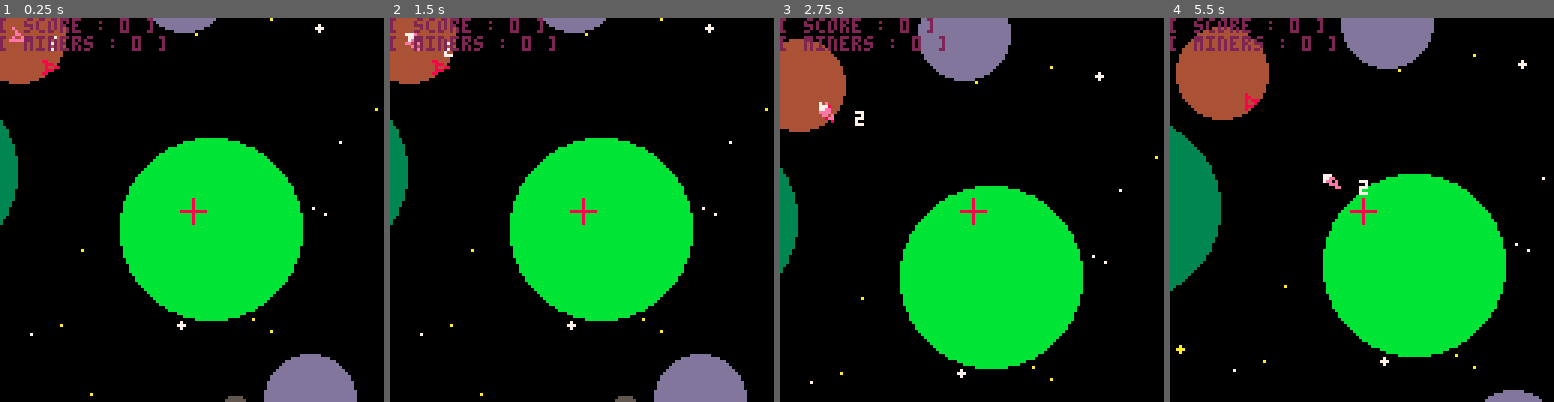
Above: before the commit, frames 1-4 (left to right).
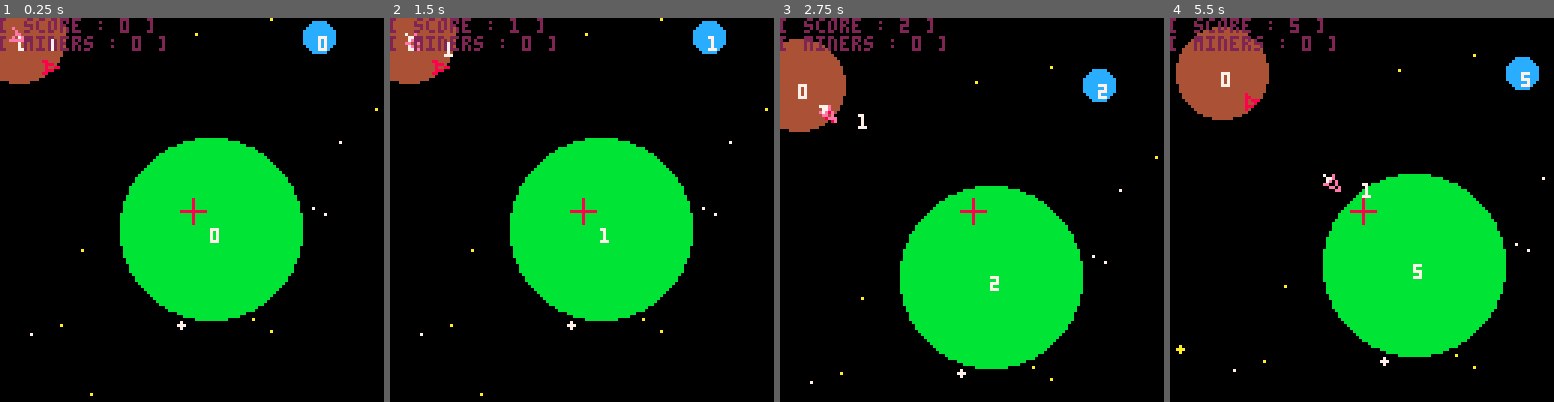
Above: after the commit, the same moments.

Repository: TarkanAl-Kazily/game-jams
Game: PICO-8 cartridge gmtk/main.p8
Same seed, same stepped clock (60 frames per second), same inputs: the game is played once before the commit and once after it.
Inputs:
- Up to frame 1 (0.25 s): no input
- Up to frame 2 (1.5 s): tap O (Z key) at 0.7 s
- Up to frame 3 (2.75 s): hold Right 1.6-2.1 s; tap O (Z key) at 1.7, 2.1, 2.5 s; hold Up 2.15-2.42 s; hold Right from 2.47 s (still down)
- Up to frame 4 (5.5 s): tap O (Z key) every 0.4 s from 2.9 to 5.3 s; release Right at 3.03 s; hold Left 3.08-3.58 s; hold Down 3.63-3.97 s; hold Right 4.02-4.68 s; hold Up 4.73-5.03 s; hold Left from 5.08 s (still down)

The runs differ from the first frame. In frame 1, 4.5% of the frame differs, in the area x 0-93%, y 0-100%; in frame 2, 4.6%; in frame 3, 5.0%; in frame 4, 7.9%, in the area x 0-97%, y 0-100%.

Commit message:
Version 0.9
Divided code into different files.
Now points are gained when a ship goes over a planet.
Currently, no control is given to choose how miners go between planets.

Pressing z toggles camera control and player control

Diff:
--- a/gmtk/controls.lua
+++ b/gmtk/controls.lua
@@ -32,64 +32,7 @@
 }
 
 -- a list of targets for miners to cycle between
-miner_targets = {
-    {x=0, y=0},
-    {x=64, y=64},
-    {x=128, y=0}
-}
-
-function get_limits_from_settings(settings)
-    local limits = {}
-    limits.q_dot = {x=_state_limits.velocity[settings.state.velocity], y=_state_limits.velocity[settings.state.velocity], d=100}
-    limits.control = {}
-    limits.control.acceleration = _control_limits.acceleration[settings.controls.acceleration]
-    limits.control.friction = _control_limits.friction[settings.controls.friction]
-    limits.control.angular_velocity = _control_limits.angular_velocity[settings.controls.angular_velocity]
-    return limits
-end
-
-function new_entity()
-    local result = {}
-    result.state = create_state(nil, nil, nil)
-    result.control = create_control()
-    result.limits = nil
-    result.type = nil
-    return result
-end
-
-function new_miner()
-    local result = new_entity()
-    result.limits = get_limits_from_settings(miner_limits)
-    result.type = "miner"
-    result.current_target = 1
-    result.target_threshold = 25
-    return result
-end
-
-function new_player()
-    local result = new_entity()
-    result.limits = get_limits_from_settings(player_limits)
-    result.type = "player"
-    return result
-end
-
-function create_state(q, q_dot, q_ddot)
-    local result = {q=q, q_dot=q_dot, q_ddot=q_ddot}
-    if result.q == nil then
-        result.q = {x=0, y=0, d=0}
-    end
-    if result.q_dot == nil then
-        result.q_dot = {x=0, y=0, d=0}
-    end
-    if result.q_ddot == nil then
-        result.q_ddot = {x=0, y=0, d=0}
-    end
-    return result
-end
-
-function create_control()
-    return {angular_velocity=0, acceleration=0, friction=0}
-end
+miner_targets = {}
 
 -- state given by create_state
 -- control takes the form {angular_velocity, acceleration, friction}
@@ -123,9 +66,20 @@
 end
 
 function update_miner_control(e)
-  local target = miner_targets[e.current_target]
+  if #miner_targets == 0 then
+    e.control = create_control()
+    return
+  end
 
-  if distance_squared(e.state.q, target) < e.target_threshold * e.target_threshold then
+  if e.current_target > #miner_targets then
+    e.current_target = 1
+  end
+
+  local target_zone = miner_targets[e.current_target]
+  local target_threshold = target_zone.radius
+  local target = target_zone.state.q
+
+  if distance_squared(e.state.q, target) < target_threshold * target_threshold then
     e.current_target = (e.current_target % #miner_targets) + 1
   else
       local dx, dy = target.x - e.state.q.x, - target.y + e.state.q.y
@@ -139,7 +93,7 @@
         e.control.angular_velocity = 0
       end
 
-      if dx > 0 and abs(dy) < e.target_threshold then
+      if dx > 0 and abs(dy) < target_threshold then
         e.control.acceleration = 100.0
       else
         e.control.acceleration = 0
--- /dev/null
+++ b/gmtk/draw.lua
@@ -0,0 +1,54 @@
+-- The drawing code
+
+-- draws the starry background. should be first in draw loop
+function draw_background()
+  foreach(background, draw_star)
+end
+
+-- draws the starry background
+function draw_star(s)
+  if s.t > 2 then
+    line(s.x-1,s.y, s.x+1, s.y, s.c)
+    line(s.x,s.y-1, s.x, s.y+1, s.c)
+  else
+    pset(s.x, s.y, s.c)
+  end
+end
+
+-- draws circular zones (planets)
+function draw_zone(z)
+  circfill(z.pos.x, z.pos.y, z.radius, z.color)
+end
+
+-- draws a little ship
+function draw_ship(state_q, c, thrust)
+  local p1, p2, p3, p4 = {x=3, y=0}, {x=-2, y=-2}, {x=-1, y=0}, {x=-2, y=2}
+
+  p1 = se2(p1, state_q)
+  p2 = se2(p2, state_q)
+  p3 = se2(p3, state_q)
+  p4 = se2(p4, state_q)
+
+  draw_polygon({p1, p2, p3, p4}, c)
+
+  if thrust then
+    p1, p2, p3 = {x=-4, y=0}, {x=-2, y=1}, {x=-2, y=-1}
+    p1 = se2(p1, state_q)
+    p2 = se2(p2, state_q)
+    p3 = se2(p3, state_q)
+    draw_polygon({p1, p2, p3}, 7)
+  end
+end
+
+-- dispatches the correct draw function
+function draw_entity(e)
+  if e.type == "player" then
+    draw_ship(e.state.q, 8, e.control.acceleration > 0)
+  elseif e.type == "miner" then
+    draw_ship(e.state.q, 14, e.control.acceleration > 0)
+    print(e.current_target, e.state.q.x + 10, e.state.q.y, 7)
+  elseif e.type == "zone" then
+    circfill(e.state.q.x, e.state.q.y, e.radius, e.color)
+    print(flr(e.point), e.state.q.x, e.state.q.y, 7)
+  end
+end
--- a/gmtk/main.p8
+++ b/gmtk/main.p8
@@ -1,10 +1,12 @@
 pico-8 cartridge // http://www.pico-8.com
 version 29
 __lua__
--- Space Clicker v0_8
+-- Space Clicker v0_9
 -- Tarkan Al-Kazily
 
+#include objects.lua
 #include controls.lua
+#include draw.lua
 
 _delta_t = 1.0 / 60.0
 time = 0.0
@@ -22,7 +24,11 @@
 
 function _init()
   background = generate_background()
-  entities = generate_zones()
+  --entities = generate_zones()
+  --zones = generate_zones()
+  --for z in all(zones) do
+    --add(entities, z)
+  --end
   player = new_player()
   player.state.q = {x=10, y=10, d=0}
   miner = new_miner()
@@ -35,48 +41,15 @@
   moon.color = 4
   add(entities, moon)
   pluto = new_zone()
-  pluto.state.q = {x=128, y=0, d=0}
+  pluto.state.q = {x=100, y=0, d=0}
   pluto.radius = 5
   pluto.color = 12
   add(entities, pluto)
   add(entities, player)
   add(entities, miner)
-  --add(entities, earth)
-  --mine = create_miner_zone(0, 0, 10, 20)
-  --add(entities, mine)
-  --add(entities, create_miner(0, 0, earth, mine))
-end
-
-function new_zone()
-  local result = new_entity()
-  result.type = "zone"
-  result.radius = 30
-  result.color = 11
-  return result
-end
-
-function generate_zones()
-  srand(seed_zones)
-  local result = {}
-  for i=1, 32 do
-    local zone = new_zone()
-    zone.state.q = {x=rnd_between(world_bounds.min.x, world_bounds.max.x), y=rnd_between(world_bounds.min.y, world_bounds.max.y), d=0}
-    size = flr(rnd(10))
-    if size < 1 then
-      -- large planet
-      zone.radius = 30
-      zone.color = 3
-    elseif size < 5 then
-      -- medium planet
-      zone.radius = 15
-      zone.color = 13
-    else
-      zone.radius = 5
-      zone.color = 5
-    end
-    add(result, zone)
-  end
-  return result
+  add(miner_targets, earth)
+  --add(miner_targets, pluto)
+  add(miner_targets, moon)
 end
 
 function _update60()
@@ -155,18 +127,39 @@
 -- applies movement physics
 function update_entity(e)
   update_state(e.state, e.control, e.limits, _delta_t)
+  if (e.state.q.x < world_bounds.min.x) or (e.state.q.y < world_bounds.min.y) then
+    e.state = create_state(nil, nil, nil)
+  end
+  if (e.state.q.x > world_bounds.max.x) or (e.state.q.y > world_bounds.max.y) then
+    e.state = create_state(nil, nil, nil)
+  end
+
   if e.type == "miner" then
     update_miner_control(e)
   end
+
   if e.type == "zone" then
-    --update_zone(e)
+    update_zone(e)
+  end
+
+  if e.type == "player" or e.type == "miner" then
+    update_points(e)
   end
 end
 
 
 function update_zone(zone)
-  if not btn(4) then
-    zone.timer.cur = max(0, zone.timer.cur - 1)
+  zone.point = min(100, zone.point + zone.point_growth * _delta_t)
+end
+
+function update_points(ship)
+  for i=1,#entities do
+    e = entities[i]
+    if (e.type == "zone") and (distance_squared(ship.state.q, e.state.q) < (e.radius * e.radius)) then
+      --printh(e.state.q.x..","..e.state.q.y..","..e.radius)
+      score += e.point
+      e.point = 0
+    end
   end
 end
 
@@ -231,10 +224,6 @@
 
 end
 
-function add_points(e)
-  score += e.zone.points
-end
-
 function buy_miner(e)
   if score > e.zone.miner_cost then
     score -= e.zone.miner_cost
@@ -242,82 +231,6 @@
     miner_count += 1
     miner = create_miner(e.pos.x, e.pos.y, earth, e)
     add(entities, miner)
-  end
-end
-
-function update_points()
-  score += miner_count * _delta_t * 1.0
-end
-
--->8
--- drawing code
-
--- creates a starry background. should be called once
-function generate_background()
-  srand(seed_background)
-  local result = {}
-  for i=1,128 do
-    local star = {x=rnd_between(world_bounds.min.x, world_bounds.max.x), y=rnd_between(world_bounds.min.y, world_bounds.max.y), c=flr(rnd(3)), t=flr(rnd(4))}
-    if star.c == 0 then
-      star.c = 7
-    elseif star.c == 1 then
-      star.c = 9
-    else
-      star.c = 10
-    end
-    add(result, star)
-  end
-  return result
-end
-
--- draws the starry background. should be first in draw loop
-function draw_background()
-  foreach(background, draw_star)
-end
-
--- draws the starry background
-function draw_star(s)
-  if s.t > 2 then
-    line(s.x-1,s.y, s.x+1, s.y, s.c)
-    line(s.x,s.y-1, s.x, s.y+1, s.c)
-  else
-    pset(s.x, s.y, s.c)
-  end
-end
-
--- draws circular zones (planets)
-function draw_zone(z)
-  circfill(z.pos.x, z.pos.y, z.radius, z.color)
-end
-
--- draws a little ship
-function draw_ship(state_q, c, thrust)
-  local p1, p2, p3, p4 = {x=3, y=0}, {x=-2, y=-2}, {x=-1, y=0}, {x=-2, y=2}
-
-  p1 = se2(p1, state_q)
-  p2 = se2(p2, state_q)
-  p3 = se2(p3, state_q)
-  p4 = se2(p4, state_q)
-
-  draw_polygon({p1, p2, p3, p4}, c)
-
-  if thrust then
-    p1, p2, p3 = {x=-4, y=0}, {x=-2, y=1}, {x=-2, y=-1}
-    p1 = se2(p1, state_q)
-    p2 = se2(p2, state_q)
-    p3 = se2(p3, state_q)
-    draw_polygon({p1, p2, p3}, 7)
-  end
-end
-
-function draw_entity(e)
-  if e.type == "player" then
-    draw_ship(e.state.q, 8, e.control.acceleration > 0)
-  elseif e.type == "miner" then
-    draw_ship(e.state.q, 14, e.control.acceleration > 0)
-    print(e.current_target, e.state.q.x + 10, e.state.q.y, 7)
-  elseif e.type == "zone" then
-    circfill(e.state.q.x, e.state.q.y, e.radius, e.color)
   end
 end
 
@@ -337,6 +250,9 @@
 
 function distance_squared(p1, p2)
   local dx, dy = p1.x - p2.x, p1.y - p2.y
+  if (dx * dx + dy * dy) < 0 then
+    return 10000.0
+  end
   return dx * dx + dy * dy
 end
 
--- /dev/null
+++ b/gmtk/objects.lua
@@ -0,0 +1,116 @@
+
+function get_limits_from_settings(settings)
+    local limits = {}
+    limits.q_dot = {x=_state_limits.velocity[settings.state.velocity], y=_state_limits.velocity[settings.state.velocity], d=100}
+    limits.control = {}
+    limits.control.acceleration = _control_limits.acceleration[settings.controls.acceleration]
+    limits.control.friction = _control_limits.friction[settings.controls.friction]
+    limits.control.angular_velocity = _control_limits.angular_velocity[settings.controls.angular_velocity]
+    return limits
+end
+
+-- creates the base entity type, with a state compatible for control
+function new_entity()
+    local result = {}
+    result.state = create_state(nil, nil, nil)
+    result.control = create_control()
+    result.limits = nil
+    result.type = nil
+    return result
+end
+
+-- creates a miner ship
+function new_miner()
+    local result = new_entity()
+    result.limits = get_limits_from_settings(miner_limits)
+    result.type = "miner"
+    result.current_target = 1
+    result.target_threshold = 25
+    return result
+end
+
+-- creates a player ship
+function new_player()
+    local result = new_entity()
+    result.limits = get_limits_from_settings(player_limits)
+    result.type = "player"
+    return result
+end
+
+-- Fills out a state
+function create_state(q, q_dot, q_ddot)
+    local result = {q=q, q_dot=q_dot, q_ddot=q_ddot}
+    if result.q == nil then
+        result.q = {x=0, y=0, d=0}
+    end
+    if result.q_dot == nil then
+        result.q_dot = {x=0, y=0, d=0}
+    end
+    if result.q_ddot == nil then
+        result.q_ddot = {x=0, y=0, d=0}
+    end
+    return result
+end
+
+-- fills out a control
+function create_control()
+    return {angular_velocity=0, acceleration=0, friction=0}
+end
+
+
+-- Creates a zone type entity, which will add to the player's score
+function new_zone()
+  local result = new_entity()
+  result.type = "zone"
+  result.radius = 30
+  result.color = 11
+  result.point = 0
+  result.point_growth = 1.0
+  return result
+end
+
+-- Creates multiple random zone type entities
+function generate_zones()
+  srand(seed_zones)
+  local result = {}
+  for i=1, 32 do
+    local zone = new_zone()
+    zone.point_growth = 0.0
+    zone.state.q = {x=rnd_between(world_bounds.min.x, world_bounds.max.x), y=rnd_between(world_bounds.min.y, world_bounds.max.y), d=0}
+    size = flr(rnd(10))
+    if size < 1 then
+      -- large planet
+      zone.radius = 30
+      zone.color = 3
+    elseif size < 5 then
+      -- medium planet
+      zone.radius = 15
+      zone.color = 13
+      zone.point_growth = 3.0
+    else
+      zone.radius = 5
+      zone.color = 5
+      zone.point_growth = 5.0
+    end
+    add(result, zone)
+  end
+  return result
+end
+
+-- creates a starry background. should be called once
+function generate_background()
+  srand(seed_background)
+  local result = {}
+  for i=1,128 do
+    local star = {x=rnd_between(world_bounds.min.x, world_bounds.max.x), y=rnd_between(world_bounds.min.y, world_bounds.max.y), c=flr(rnd(3)), t=flr(rnd(4))}
+    if star.c == 0 then
+      star.c = 7
+    elseif star.c == 1 then
+      star.c = 9
+    else
+      star.c = 10
+    end
+    add(result, star)
+  end
+  return result
+end
--- /dev/null
+++ b/gmtk/v0_7.p8
@@ -0,0 +1,387 @@
+pico-8 cartridge // http://www.pico-8.com
+version 29
+__lua__
+-- Space Clicker v0_7
+-- Tarkan Al-Kazily
+
+_delta_t = 1.0 / 60.0
+time = 0.0
+score = 0
+miner_count = 0
+entities = {}
+camera_pos = {x=0, y=0}
+world_bounds = {min={x=-128, y=-128}, max={x=255, y=255}}
+background = nil
+seed_background = 42
+
+function create_entity(x, y)
+  local result = {}
+  result.pos = {x=x, y=y}
+  result.vel = {cur={x=0, y=0}, max=30.0, friction=1.0}
+  result.acc = {cur=0.0, max=20.0, timer=0, friction=20.0}
+  result.dir = {cur=0.0} -- starts facing positive x
+  result.dir_vel = {cur=0.0, max=0.25, friction=2.0}
+  result.dir_acc = {cur=0.0, max=1.0, timer=0, friction=2.0}
+  result.friction = 1.0
+  result.zone = nil
+  result.controls = nil
+  return result
+end
+
+function create_zone(x, y, r, p)
+  local result = create_entity(x, y)
+  result.zone = {}
+  result.zone.radius = r
+  result.zone.color = 3
+  result.zone.timer = {cur=0, reset=1}
+  result.zone.points = p
+  result.zone.action = add_points
+  return result
+end
+
+function create_miner_zone(x, y, r, cost)
+  local result = create_zone(x, y, r, 0)
+  result.zone.color = 5
+  result.zone.miner_cost = cost
+  result.zone.miner_growth = 1.25
+  result.zone.action = buy_miner
+  return result
+end
+
+-- creates a new thing that is a miner
+function create_miner(x, y, e1, e2)
+  local result = create_entity(x, y)
+  result.vel.max = 15
+  result.dir_vel.max = 0.25
+  result.controls = {targets={e1, e2}, cur=1, threshold=25, kp={dx=1.0, dy=2.0}}
+  return result
+end
+
+function _init()
+  background = generate_background()
+  player = create_entity(5, 5)
+  add(entities, player)
+  earth = create_zone(64, 64, 30, 1)
+  add(entities, earth)
+  mine = create_miner_zone(0, 0, 10, 20)
+  add(entities, mine)
+  --add(entities, create_miner(0, 0, earth, mine))
+end
+
+function _update60()
+  time += _delta_t
+  update_player()
+  update_points()
+  update_entities()
+  update_camera()
+end
+
+function _draw()
+  cls()
+  line(-128, -128, -128, 255, 1)
+  line(255, 255)
+  line(255, -128)
+  line(-128, -128)
+
+  draw_background()
+
+  camera(camera_pos.x, camera_pos.y)
+
+  -- the cookie
+  foreach(entities, draw_entity)
+
+  print("[ score : "..flr(score).." ]", camera_pos.x, camera_pos.y, 2)
+  print("[ miners : "..miner_count.." ]", camera_pos.x, camera_pos.y + 6, 2)
+  -- debug
+  if _debug then
+    print("pos ".. player.pos.x ..", "..player.pos.y)
+    print("vel ".. player.vel.cur)
+    print("acc ".. player.acc.cur)
+    print("dir ".. player.dir.cur)
+    print("dir_vel ".. player.dir_vel.cur)
+    print("dir_acc ".. player.dir_acc.cur)
+  end
+
+  -- draw player
+  --pset(player.pos.x, player.pos.y, 8)
+  draw_player()
+end
+
+-->8
+-- update code
+
+-- moves the camera to try and center the player
+function update_camera()
+  local dx, dy = player.pos.x - camera_pos.x, player.pos.y - camera_pos.y
+  if dx < 16 then
+    camera_pos.x -= 2.0
+  elseif dx > 112 then
+    camera_pos.x += 2.0
+  end
+
+  if dy < 16 then
+    camera_pos.y -= 1.0
+  elseif dy > 112 then
+    camera_pos.y += 1.0
+  end
+
+  camera_pos.x = mid(world_bounds.min.x, camera_pos.x, world_bounds.max.x - 128)
+  camera_pos.y = mid(world_bounds.min.y, camera_pos.y, world_bounds.max.y - 128)
+end
+
+
+-- updates all entities
+-- applies movement physics
+function update_entities()
+  foreach(entities, update_entity)
+end
+
+-- updates an entity
+-- applies movement physics
+function update_entity(e)
+  e.dir.cur = (e.dir.cur + _delta_t * e.dir_vel.cur) % 1.0
+
+  if abs(e.dir_acc.cur) > 0 then
+    e.dir_vel.cur = mid(-e.dir_vel.max, e.dir_vel.cur + e.dir_acc.cur * _delta_t, e.dir_vel.max)
+  else
+    e.dir_vel.cur = mid(0.0, e.dir_vel.cur - sign(e.dir_vel.cur) * e.dir_vel.friction * _delta_t, e.dir_vel.cur)
+  end
+
+  e.dir_acc.timer = max(0, e.dir_acc.timer - 1)
+  if e.dir_acc.timer == 0 then
+    e.dir_acc.cur = 0
+  end
+
+  e.pos.x, e.pos.y = e.pos.x + _delta_t * e.vel.cur.x, e.pos.y + _delta_t * e.vel.cur.y
+  if e.acc.cur > 0 then
+    e.vel.cur.x = mid(-e.vel.max, e.vel.cur.x + _delta_t * e.acc.cur * cos(e.dir.cur), e.vel.max)
+    e.vel.cur.y = mid(-e.vel.max, e.vel.cur.y + _delta_t * e.acc.cur * sin(e.dir.cur), e.vel.max)
+  else
+    e.vel.cur.x = mid(0, e.vel.cur.x - sign(e.vel.cur.x) * _delta_t * e.vel.friction, e.vel.cur.x)
+    e.vel.cur.y = mid(0, e.vel.cur.y - sign(e.vel.cur.y) * _delta_t * e.vel.friction, e.vel.cur.y)
+  end
+  e.acc.timer = max(0, e.acc.timer - 1)
+  if e.acc.timer == 0 then
+    e.acc.cur = mid(0.0, e.acc.cur - _delta_t * e.acc.friction, e.acc.max)
+  end
+
+  if e.zone != nil then
+    update_zone(e.zone)
+  end
+
+  if e.controls != nil then
+    update_controls(e)
+  end
+end
+
+
+function update_zone(zone)
+  if not btn(4) then
+    zone.timer.cur = max(0, zone.timer.cur - 1)
+  end
+end
+
+function update_controls(e)
+  local target = e.controls.targets[e.controls.cur]
+  local dx, dy = target.pos.x - e.pos.x, - target.pos.y + e.pos.y
+  dx, dy = cos(e.dir.cur) * dx - sin(e.dir.cur) * dy, sin(e.dir.cur) * dx + cos(e.dir.cur) * dy
+  dx *= e.controls.kp.dx
+  dy *= e.controls.kp.dy
+
+  if (dx < 0) or abs(dy) > e.controls.threshold then
+    e.dir_acc.cur = sign(dy) * e.dir_acc.max
+  else
+    e.dir_acc.cur = 0
+  end
+
+  if dx > e.controls.threshold then
+    e.acc.cur = e.acc.max
+  else
+    e.acc.cur = 0
+  end
+
+
+  if distance_squared(e.pos, target.pos) < e.controls.threshold * e.controls.threshold then
+    e.controls.cur = (e.controls.cur % #e.controls.targets) + 1
+  end
+end
+
+-->8
+-- player code
+
+-- update player
+-- enables forward, left, and right
+function update_player()
+  if btn(0) then
+    player.dir_acc.cur = player.dir_acc.max
+    player.dir_acc.timer = 30
+  end
+
+  if btn(1) then
+    player.dir_acc.cur = -player.dir_acc.max
+    player.dir_acc.timer = 30
+  end
+
+  if btn(2) then
+    player.acc.cur = player.acc.max
+  else
+    player.acc.cur = 0
+  end
+
+  if btn(4) then
+    foreach(entities, player_interact)
+  end
+end
+
+-- Player interacts with the given zone
+function player_interact(e)
+  if e.zone == nil then
+    return
+  end
+
+  if distance_squared(player.pos, e.pos) > e.zone.radius * e.zone.radius then
+    return
+  end
+
+  if e.zone.timer.cur == 0 then
+    e.zone.timer.cur = e.zone.timer.reset
+    e.zone.action(e)
+  end
+
+end
+
+function add_points(e)
+  score += e.zone.points
+end
+
+function buy_miner(e)
+  if score > e.zone.miner_cost then
+    score -= e.zone.miner_cost
+    e.zone.miner_cost = flr(e.zone.miner_cost * e.zone.miner_growth)
+    miner_count += 1
+    miner = create_miner(e.pos.x, e.pos.y, earth, e)
+    add(entities, miner)
+  end
+end
+
+function update_points()
+  score += miner_count * _delta_t * 1.0
+end
+
+-->8
+-- drawing code
+
+-- creates a starry background. should be called once
+function generate_background()
+  srand(seed_background)
+  local result = {}
+  for i=1,128 do
+    local star = {x=rnd_between(world_bounds.min.x, world_bounds.max.x), y=rnd_between(world_bounds.min.y, world_bounds.max.y), c=flr(rnd(3)), t=flr(rnd(4))}
+    if star.c == 0 then
+      star.c = 7
+    elseif star.c == 1 then
+      star.c = 9
+    else
+      star.c = 10
+    end
+    add(result, star)
+  end
+  return result
+end
+
+-- draws the starry background. should be first in draw loop
+function draw_background()
+  foreach(background, draw_star)
+end
+
+function draw_star(s)
+  if s.t > 2 then
+    line(s.x-1,s.y, s.x+1, s.y, s.c)
+    line(s.x,s.y-1, s.x, s.y+1, s.c)
+  else
+    pset(s.x, s.y, s.c)
+  end
+end
+
+-- draws a little ship
+function draw_player()
+  draw_ship(player.pos, player.dir.cur, 8, btn(2))
+end
+
+function draw_ship(pos, dir, c, thrust)
+  local p1, p2, p3, p4 = {x=3, y=0}, {x=-2, y=-2}, {x=-1, y=0}, {x=-2, y=2}
+
+  p1 = se2(p1, pos, dir)
+  p2 = se2(p2, pos, dir)
+  p3 = se2(p3, pos, dir)
+  p4 = se2(p4, pos, dir)
+
+  draw_polygon({p1, p2, p3, p4}, c)
+
+  if thrust then
+    p1, p2, p3 = {x=-4, y=0}, {x=-2, y=1}, {x=-2, y=-1}
+    p1 = se2(p1, pos, dir)
+    p2 = se2(p2, pos, dir)
+    p3 = se2(p3, pos, dir)
+    draw_polygon({p1, p2, p3}, 7)
+  end
+end
+
+function draw_entity(e)
+  if e.zone != nil then
+    draw_zone(e)
+  end
+
+  if e.controls != nil then
+    draw_ship(e.pos, e.dir.cur, 14, e.acc.cur > 0)
+    print(e.controls.cur, e.pos.x + 10, e.pos.y, 7)
+  end
+end
+
+function draw_zone(e)
+  circfill(e.pos.x, e.pos.y, e.zone.radius, e.zone.color)
+end
+
+
+-->8
+-- utils and math
+
+-- special euclidean transformation on a point
+-- rotated first, then translated
+function se2(point, translation, rotation)
+  local result = {x=0, y=0}
+  result.x = point.x * cos(rotation) - point.y * sin(rotation)
+  result.y = point.x * sin(rotation) + point.y * cos(rotation)
+  result.x += translation.x
+  result.y += translation.y
+  return result
+end
+
+function distance_squared(p1, p2)
+  local dx, dy = p1.x - p2.x, p1.y - p2.y
+  return dx * dx + dy * dy
+end
+
+function rnd_between(small, large)
+  return rnd(large - small) + small
+end
+
+function sign(val)
+  return (val < 0) and -1 or 1
+end
+
+function draw_polygon(points, c)
+  line(points[1].x, points[1].y, points[2].x, points[2].y, c)
+  for i=3, #points do
+    line(points[i].x, points[i].y)
+  end
+  line(points[1].x, points[1].y)
+end
+
+__gfx__
+00000000000000000000000000000000000000000000000000000000000000000000000000000000000000000000000000000000000000000000000000000000
+00000000000000000000000000000000000000000000000000000000000000000000000000000000000000000000000000000000000000000000000000000000
+00700700000000000000000000000000000000000000000000000000000000000000000000000000000000000000000000000000000000000000000000000000
+00077000000000000000000000000000000000000000000000000000000000000000000000000000000000000000000000000000000000000000000000000000
+00077000000000000000000000000000000000000000000000000000000000000000000000000000000000000000000000000000000000000000000000000000
+00700700000000000000000000000000000000000000000000000000000000000000000000000000000000000000000000000000000000000000000000000000
